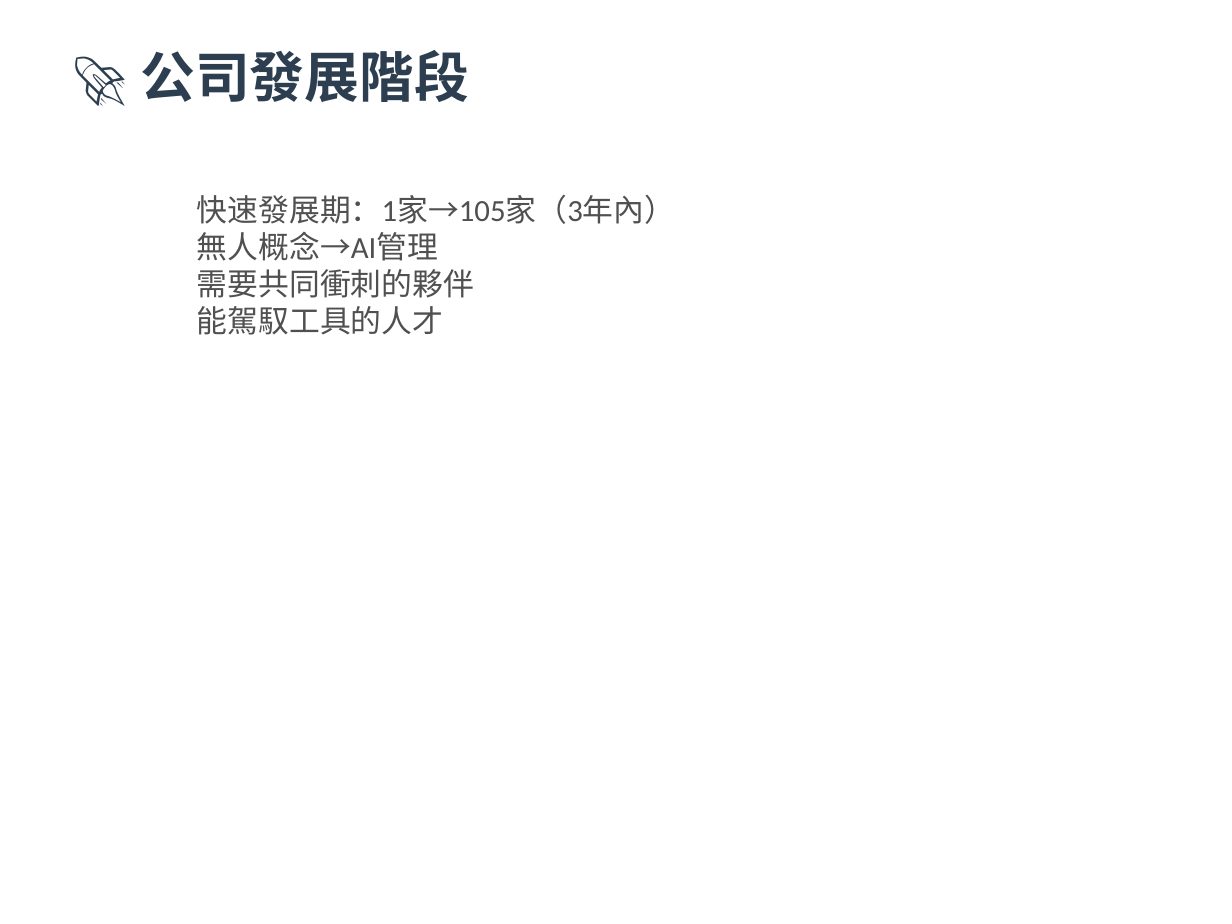
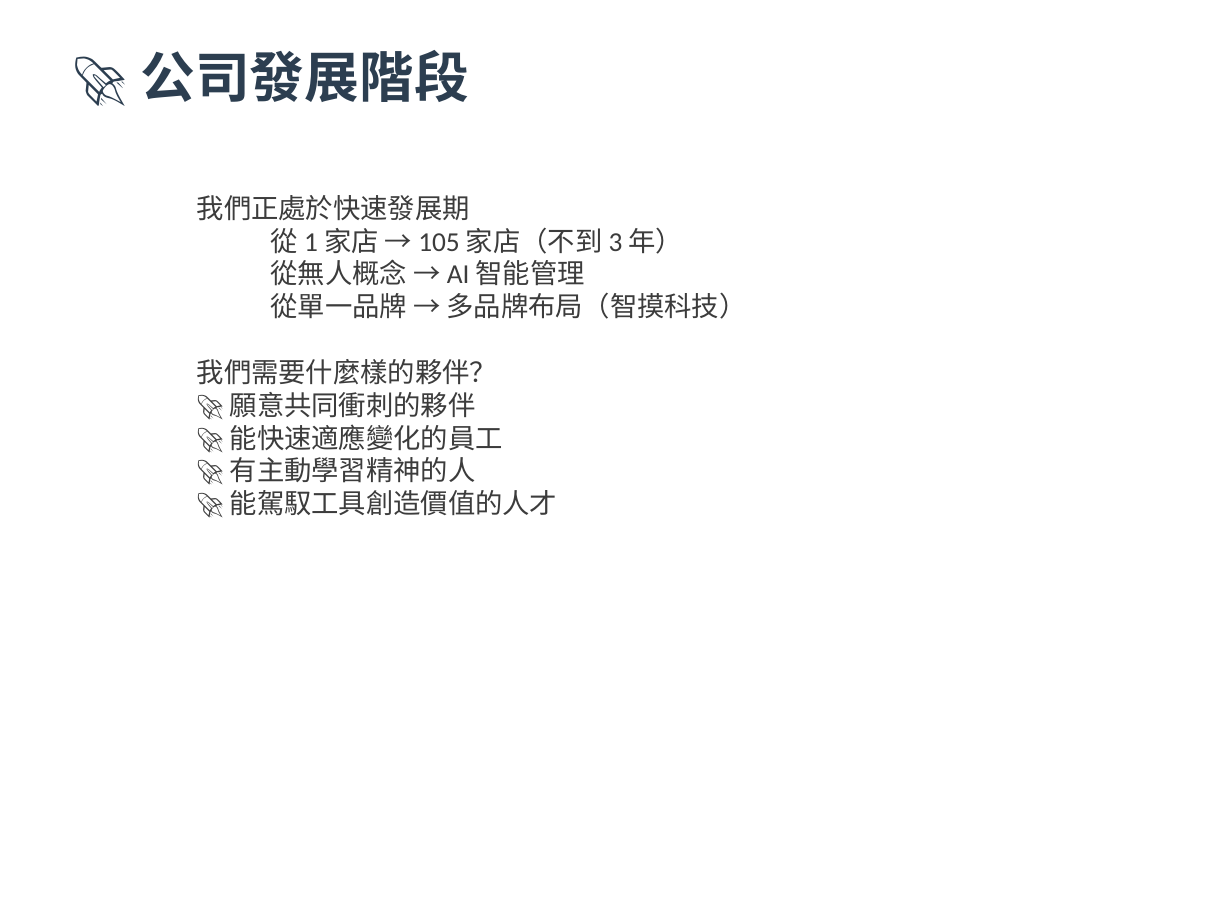
Before and after one commit to ken0900101318-beep/company-training, a slide deck: slide 7 of 遊戲家新人教育訓練（完整版 v2.1 - 24張）.pptx. Drawn at 1232x924 pixels with LibreOffice and Linux fonts; fonts in the diff are those of the drawing. Boxes give left, top, right and bottom in pixels: in the first picture for what was removed or moved away, otherwise in the second. Text is boxed around its words. In the diff, an @@ line names an element or a change of style, - is before the commit and + after.

```diff
--- a/遊戲家新人教育訓練（完整版 v2.1 - 24張）.pptx
+++ b/遊戲家新人教育訓練（完整版 v2.1 - 24張）.pptx
@@ text at [197, 195, 747, 516]: text changed; size 18 to 16 pt; text colour #505050 to #3C3C3C @@
-快速發展期：1家→105家（3年內）
-無人概念→AI管理
-需要共同衝刺的夥伴
-能駕馭工具的人才
+我們正處於快速發展期
+  從 1 家店 → 105 家店（不到 3 年）
+  從無人概念 → AI 智能管理
+  從單一品牌 → 多品牌布局（智摸科技）
+我們需要什麼樣的夥伴？
+🚀 願意共同衝刺的夥伴
+🚀 能快速適應變化的員工
+🚀 有主動學習精神的人
+🚀 能駕馭工具創造價值的人才
```
Also in this commit, not shown: 22 other slides changed.
